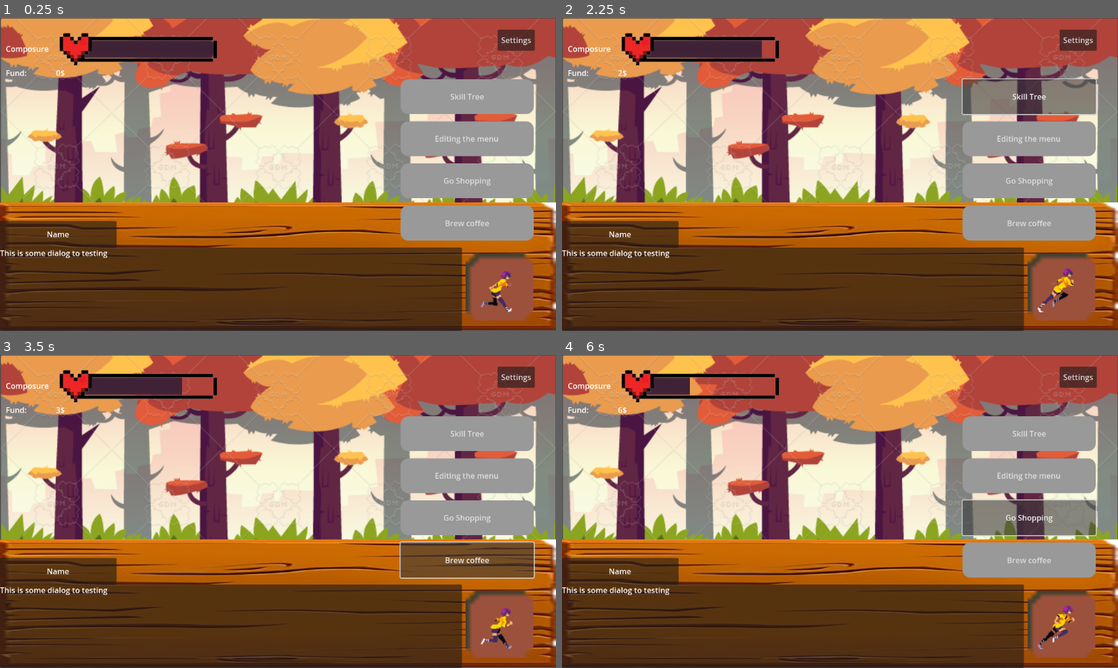
Above: before the commit, frames 1-4 (two rows, left to right).
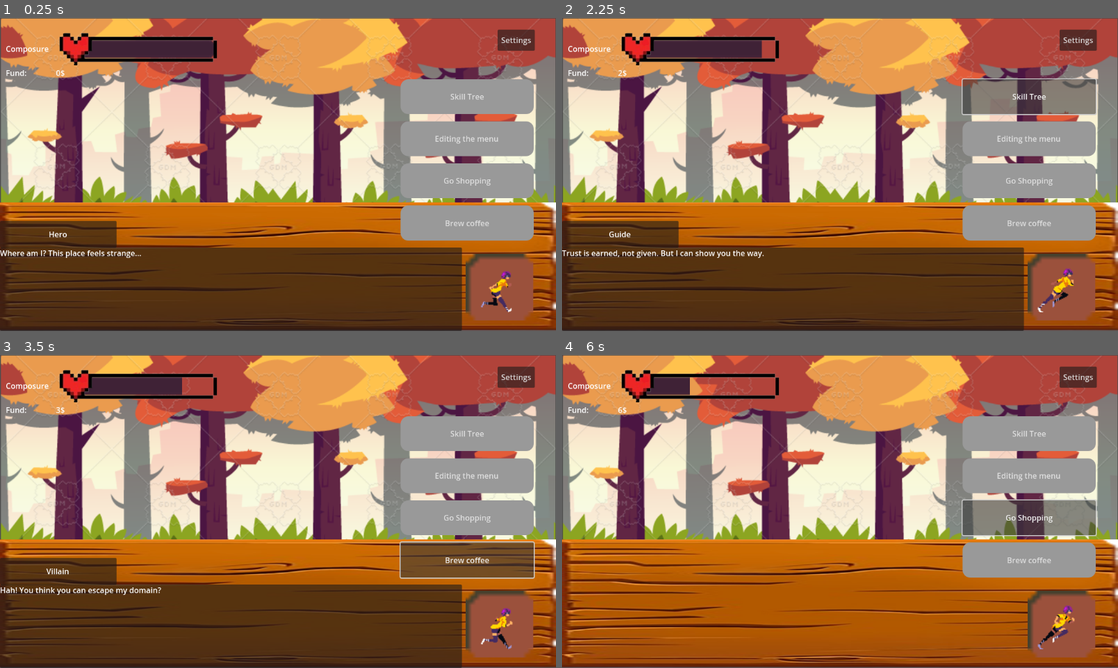
Above: after the commit, the same moments.

Repository: Xgpmcnp/GameJamDropouts
Game: Godot game, scene res://CustomerServiceScreen/Screen/customer_service_scene.tscn
The game is run twice, just before and just after one commit, with the same random seed, the same clock (stepped at 60 frames per second) and the same inputs. This scene is started directly instead of the project's main scene.
Inputs:
- Up to frame 1 (0.25 s): no input
- Up to frame 2 (2.25 s): click "Go Shopping" at 0.5 s; click "Go Shopping" at 1.25 s; click "Skill Tree" at 2 s
- Up to frame 3 (3.5 s): click "Brew coffee" at 2.75 s
- Up to frame 4 (6 s): click "Skill Tree" at 3.5 s; click "Brew coffee" at 4.25 s; click "Skill Tree" at 5 s; click "Go Shopping" at 5.75 s

The runs differ from the first frame. In frame 1, 0.4% of the frame differs, in the area x 0-26%, y 68-77%; in frame 2, 0.4%; in frame 3, 0.4%; in frame 4, 24%, in the area x 0-84%, y 64-100%.

Commit message:
A incomplete version of dialog
A basic block of dialog system, work, but not really quite flexible

Diff:
--- a/CustomerServiceScreen/Screen/customer_service_scene.tscn
+++ b/CustomerServiceScreen/Screen/customer_service_scene.tscn
@@ -1,7 +1,8 @@
-[gd_scene load_steps=16 format=3 uid="uid://th3nm1864cdr"]
+[gd_scene load_steps=18 format=3 uid="uid://th3nm1864cdr"]
 
 [ext_resource type="Texture2D" uid="uid://s66untgrfycf" path="res://CustomerServiceScreen/texture/BackGroundPlaceholder.png" id="1_0ev6u"]
 [ext_resource type="PackedScene" uid="uid://td5fxgjpepik" path="res://CustomerServiceScreen/Screen/customer_service_GUI.tscn" id="1_0m4uw"]
+[ext_resource type="Script" uid="uid://ds2q6bg1vdsu2" path="res://CustomerServiceScreen/Script/customer_service_scene.gd" id="1_baqgh"]
 [ext_resource type="Script" uid="uid://7ag8xgn8apos" path="res://CustomerServiceScreen/Script/player.gd" id="2_0ev6u"]
 [ext_resource type="Texture2D" uid="uid://dwfrn2y3027va" path="res://CustomerServiceScreen/texture/table_placeholder.png" id="2_ov8q5"]
 [ext_resource type="Texture2D" uid="uid://dj7ldvstp2x48" path="res://CustomerServiceScreen/texture/annoyed_placeholder1.png" id="3_1oxsr"]
@@ -67,7 +68,10 @@
 "speed": 5.0
 }]
 
+[sub_resource type="SpriteFrames" id="SpriteFrames_baqgh"]
+
 [node name="CustomerServiceScene" type="Node2D"]
+script = ExtResource("1_baqgh")
 
 [node name="World" type="Node2D" parent="."]
 
@@ -84,15 +88,17 @@
 [node name="Character" type="Node2D" parent="."]
 
 [node name="Player" type="Node2D" parent="Character"]
+unique_name_in_owner = true
 position = Vector2(-8, -15)
 script = ExtResource("2_0ev6u")
 
-[node name="Sprite2D" type="Sprite2D" parent="Character/Player"]
+[node name="AvatarBG" type="Sprite2D" parent="Character/Player"]
 position = Vector2(1043, 572)
 scale = Vector2(8.79687, 8.64063)
 texture = ExtResource("3_ov8q5")
 
-[node name="AnimatedSprite2D" type="AnimatedSprite2D" parent="Character/Player"]
+[node name="AvatarFrame" type="AnimatedSprite2D" parent="Character/Player"]
+unique_name_in_owner = true
 position = Vector2(1040, 565)
 scale = Vector2(1.80282, 1.77612)
 sprite_frames = SubResource("SpriteFrames_pg8p4")
@@ -102,6 +108,12 @@
 [node name="CanvasLayer" type="CanvasLayer" parent="Character/Player"]
 
 [node name="DialogUI" parent="Character/Player/CanvasLayer" instance=ExtResource("13_pshui")]
+unique_name_in_owner = true
+
+[node name="Customer" type="Node2D" parent="Character"]
+
+[node name="Sprite2D" type="AnimatedSprite2D" parent="Character/Customer"]
+sprite_frames = SubResource("SpriteFrames_baqgh")
 
 [node name="GUI" type="CanvasLayer" parent="."]
 
--- a/CustomerServiceScreen/Script/customer_service_GUI.gd
+++ b/CustomerServiceScreen/Script/customer_service_GUI.gd
@@ -21,10 +21,8 @@
 func _on_menu_editing_pressed() -> void:
 	print("You clicked the Menu Editing Button")
 
-
 func _on_shop_pressed() -> void:
 	print("You clicked the Shop Button")
-
 
 func _on_drink_creation_pressed() -> void:
 	print("You clicked the Drink Creation Button")
--- a/CustomerServiceScreen/Script/customer_service_scene.gd
+++ b/CustomerServiceScreen/Script/customer_service_scene.gd
@@ -3,6 +3,7 @@
 @onready var dialog_ui: Control = %DialogUI
 
 var dialog_index: int = 0
+var dialog_active := false
 
 const dialog_lines: Array[String] = [
 	"Hero: Where am I? This place feels strange...",
@@ -18,17 +19,29 @@
 # Called when the node enters the scene tree for the first time.
 func _ready() -> void:
 	process_current_line()
-
+	start_dialog()
 # Called every frame. 'delta' is the elapsed time since the previous frame.
 func _process(delta: float) -> void:
-	pass
+	if dialog_active:
+		check_dialog_input()
 
-func _input(event: InputEvent) -> void:
-	if event.is_action_pressed("next_line"):
+func start_dialog():
+	dialog_active = true
+	dialog_ui.visible = true
+	dialog_index = 0
+	process_current_line()
+
+func end_dialog():
+	dialog_active = false
+	dialog_ui.visible = false
+
+func check_dialog_input():
+	if Input.is_action_just_pressed("next_line"):
 		if(dialog_index < len(dialog_lines) - 1):
 			dialog_index += 1
 			process_current_line()
-
+		else:
+			dialog_ui.visible = false
 
 func extract_line(line: String) -> Dictionary:
 	var line_info := line.split(":", false, 2) # split into max 2 parts
--- a/CustomerServiceScreen/Script/player.gd
+++ b/CustomerServiceScreen/Script/player.gd
@@ -1,5 +1,5 @@
 extends Node2D
-@onready var player_sprite: AnimatedSprite2D = $AnimatedSprite2D
+@onready var player_sprite: AnimatedSprite2D = $%AvatarFrame
 var health: float = 100
 var timer := 0.0
 signal health_changed(new_value)
@@ -15,7 +15,6 @@
 		take_damage(10)
 
 func take_damage(amount):
-	var old_health = health
 	health -= amount
 	health_changed.emit(health)
 	_update_sprite()
Not shown, changed: CustomerServiceScreen/Script/customer_service_scene.gd.uid
